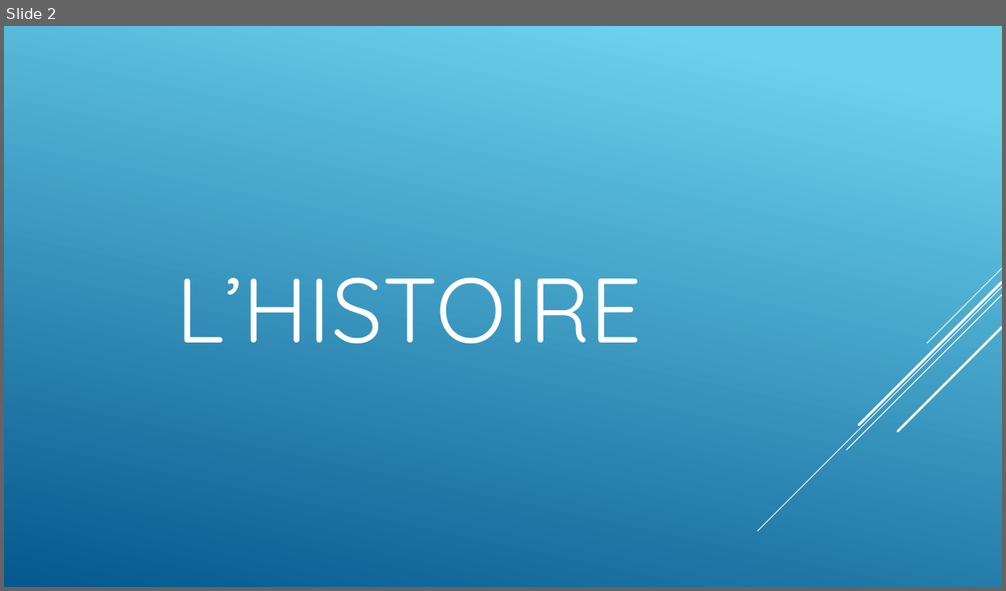
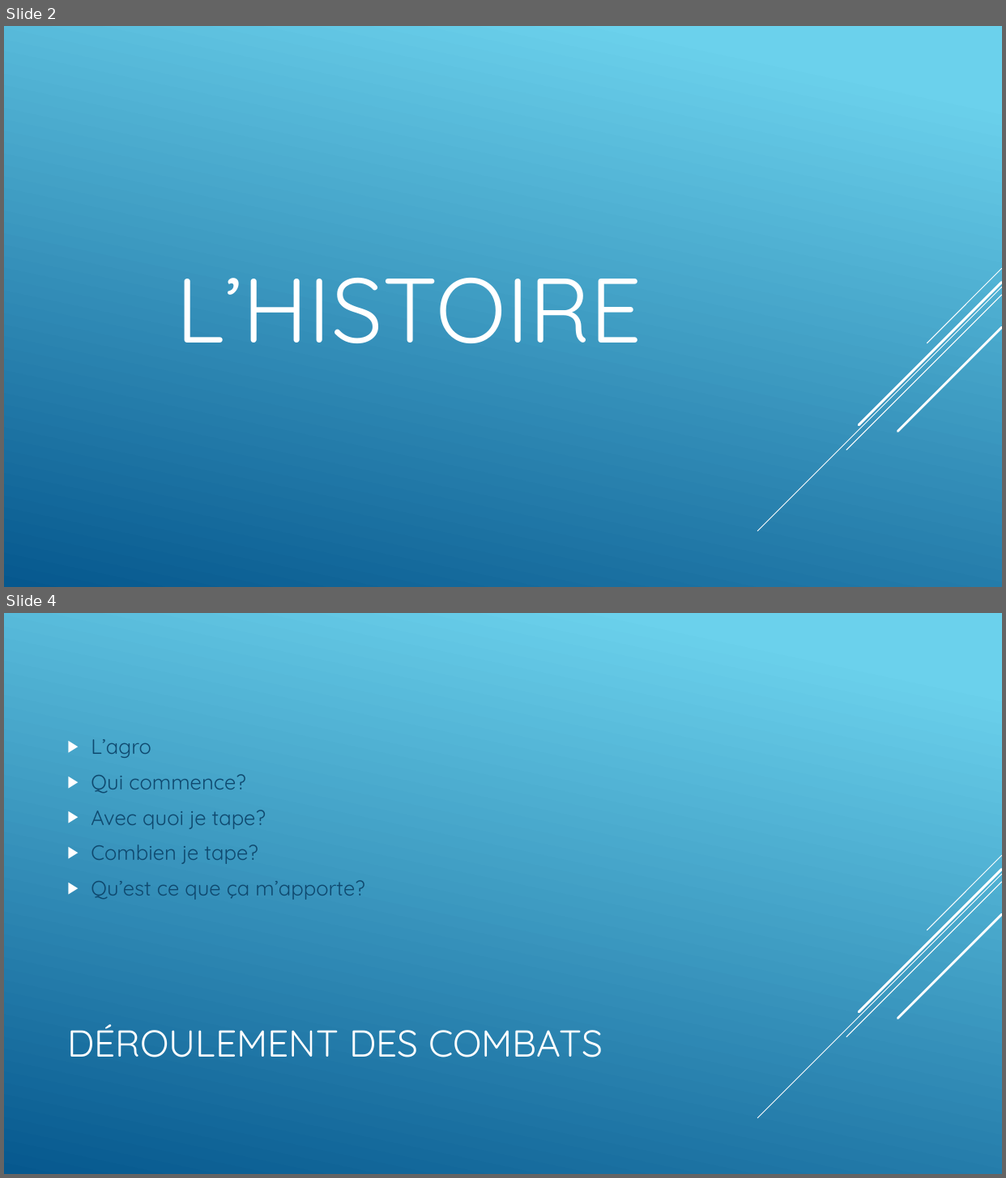
Before and after one commit to Crazy-Tacos/Une-histoire-de-tacos-Part1, a slide deck: Panique au centre commercial.pptx. Shown one above the other, each under a label of ours: slide 2 before the commit, slides 2 and 4 after it; the slides between them are not shown. The pictures are 1006x591 and 1006x1178 pixels, drawn with LibreOffice and Linux fonts; fonts in the diff are those of the drawing. Boxes give left, top, right and bottom in pixels: in the first picture for what was removed or moved away, otherwise in the second. Text is boxed around its words. In the diff, an @@ line names an element or a change of style, - is before the commit and + after.

```diff
--- a/Panique au centre commercial.pptx
+++ b/Panique au centre commercial.pptx
@@ slide 4 added at [4, 613, 1002, 1174], background gradient #6ED2EB to #06588E; not listed: 5 template elements that a slide beside it also shows @@
@@ text added at [91, 739, 364, 900], 20 pt, text #0F496F @@
+▶ L’agro
+▶ Qui commence?
+▶ Avec quoi je tape?
+▶ Combien je tape?
+▶ Qu’est ce que ça m’apporte?
@@ title added at [67, 1024, 603, 1058], 36 pt, text #FFFFFF @@
+DÉROULEMENT DES COMBATS
```
Also in this commit, not shown: 6 slides changed, 2 other slides added, 2 slides removed, 2 other files.
